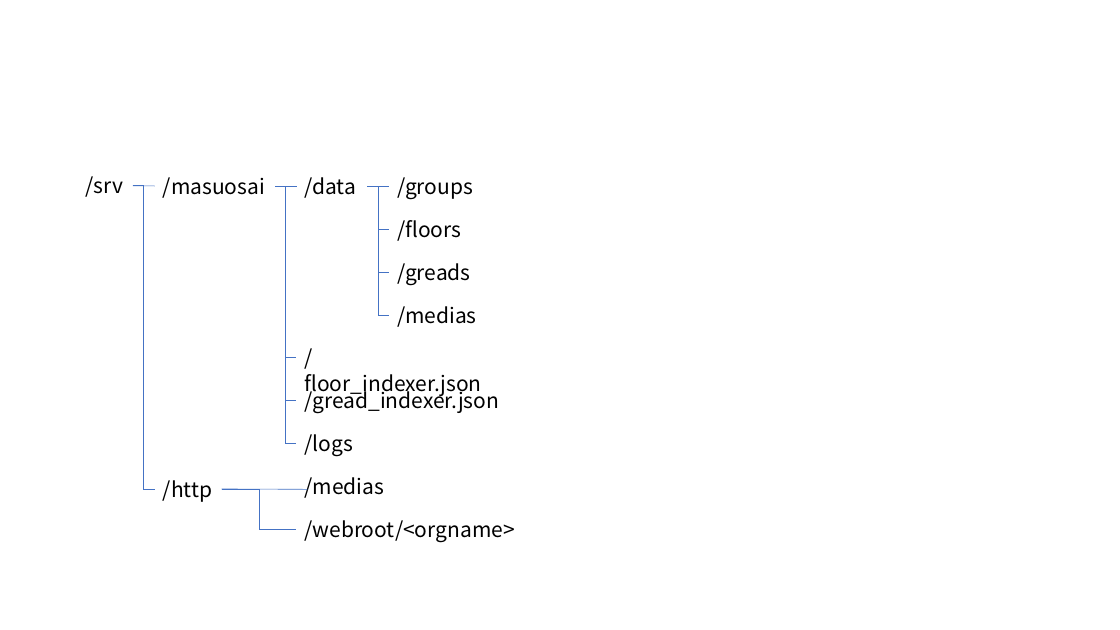
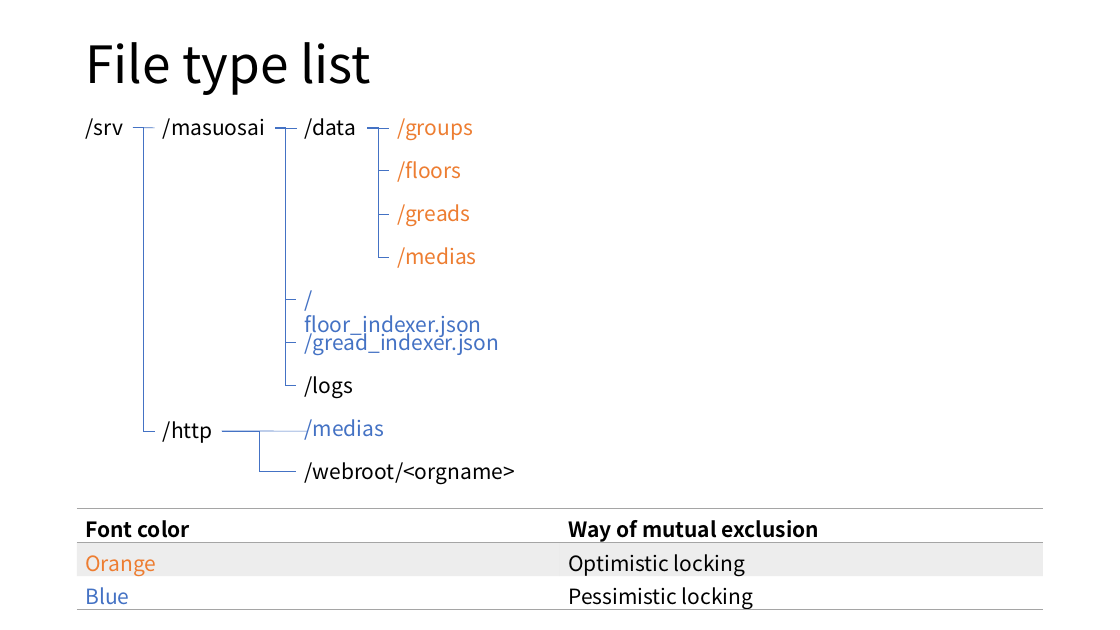
Before and after one commit to TACT21/Cluture_test, a slide deck: slide 1 of tofuture/プレゼンテーション1.pptx. Drawn at 1120x630 pixels with LibreOffice and Linux fonts; fonts in the diff are those of the drawing. Boxes give left, top, right and bottom in pixels: in the first picture for what was removed or moved away, otherwise in the second. Text is boxed around its words. In the diff, an @@ line names an element or a change of style, - is before the commit and + after.

```diff
--- a/tofuture/プレゼンテーション1.pptx
+++ b/tofuture/プレゼンテーション1.pptx
@@ title added at (85, 42, 371, 95), 44 pt, text #000000 @@
+File type list
@@ 13 texts, 8 elbow lines, 4 lines: place and size @@
-13 texts, 8 elbow lines, 4 lines at (85, 176, 514, 542)
+13 texts, 8 elbow lines, 4 lines at (85, 118, 514, 484)
@@ text colour #000000 to #ED7D31 in 4 elements at (397, 118, 473, 141), (397, 161, 461, 182), (397, 247, 477, 268), (397, 204, 471, 227) @@
@@ text colour #000000 to #4472C4 in 3 elements at (304, 419, 384, 440), (304, 315, 481, 338), (304, 329, 499, 355) @@
@@ table added at (77, 509, 1044, 613), 3 rows, 2 columns @@
+Font color | Way of mutual exclusion
+Orange | Optimistic locking
+Blue | Pessimistic locking
```
Also in this commit, not shown: 4 other files.
